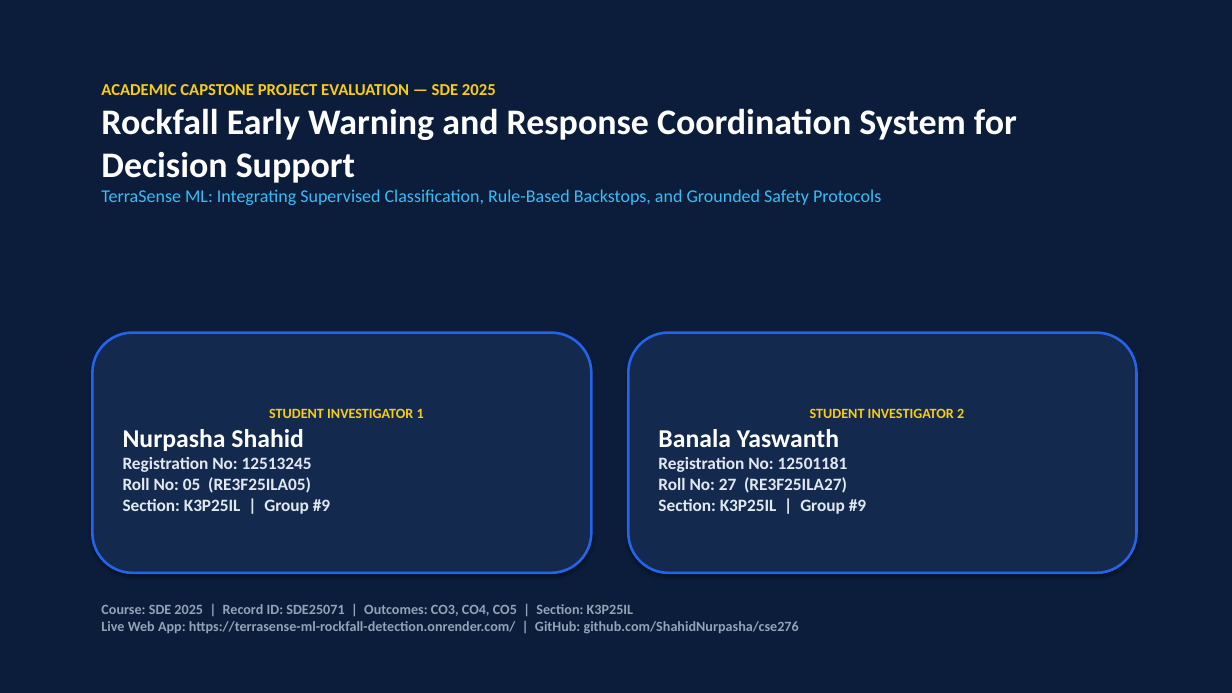
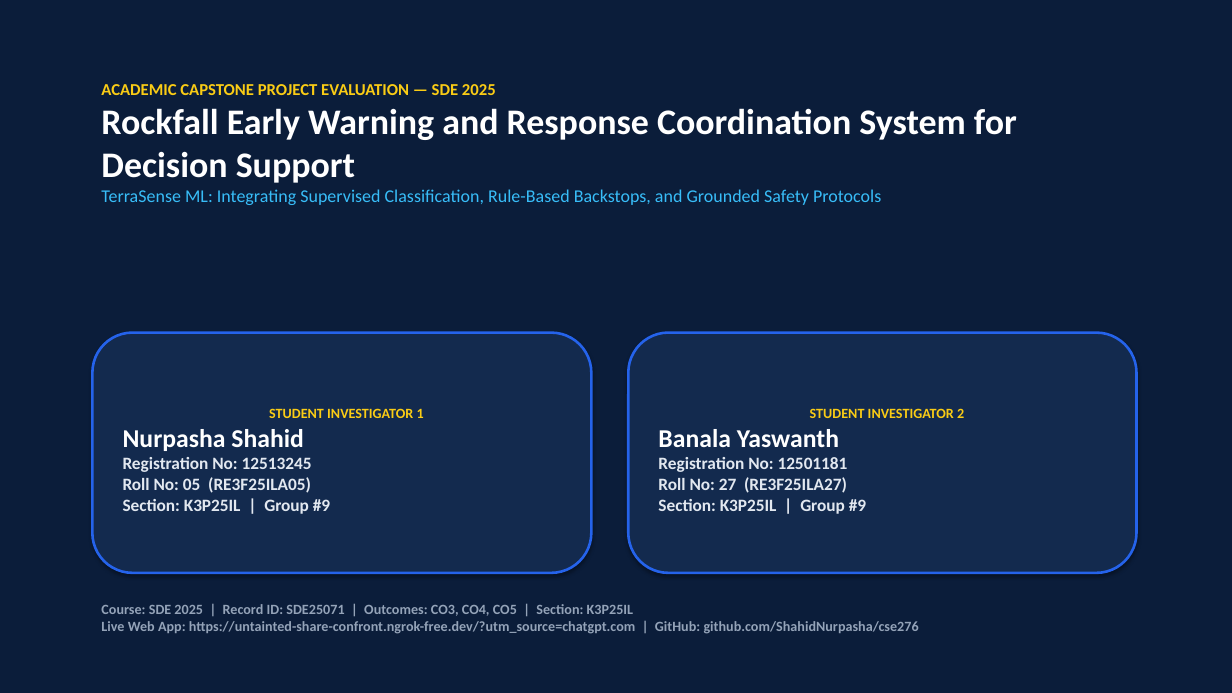
Before and after one commit to ShahidNurpasha/TerraSense-ML-Rockfall-Detection, a slide deck: slide 1 of ROCKFALL_EARLY_WARNING_PRESENTATION.pptx. Drawn at 1232x693 pixels with LibreOffice and Linux fonts; fonts in the diff are those of the drawing. Boxes give left, top, right and bottom in pixels: in the first picture for what was removed or moved away, otherwise in the second. Text is boxed around its words. In the diff, an @@ line names an element or a change of style, - is before the commit and + after.

Commit message:
Replace Render deployment URL with live ngrok URL https://untainted-share-confront.ngrok-free.dev/

```diff
--- a/ROCKFALL_EARLY_WARNING_PRESENTATION.pptx
+++ b/ROCKFALL_EARLY_WARNING_PRESENTATION.pptx
@@ text at box(101, 604, 919, 634): text changed @@
-Course: SDE 2025 | Record ID: SDE25071 | Outcomes: CO3, CO4, CO5 | Section: K3P25IL
-Live Web App: https://terrasense-ml-rockfall-detection.onrender.com/ | GitHub: github.com/ShahidNurpasha/cse276
+Course: SDE 2025 | Record ID: SDE25071 | Outcomes: CO3, CO4, CO5 | Section: K3P25IL
+Live Web App: https://untainted-share-confront.ngrok-free.dev/?utm_source=chatgpt.com | GitHub: github.com/ShahidNurpasha/cse276
```
Also in this commit, not shown: 2 other slides changed, 7 other files.
